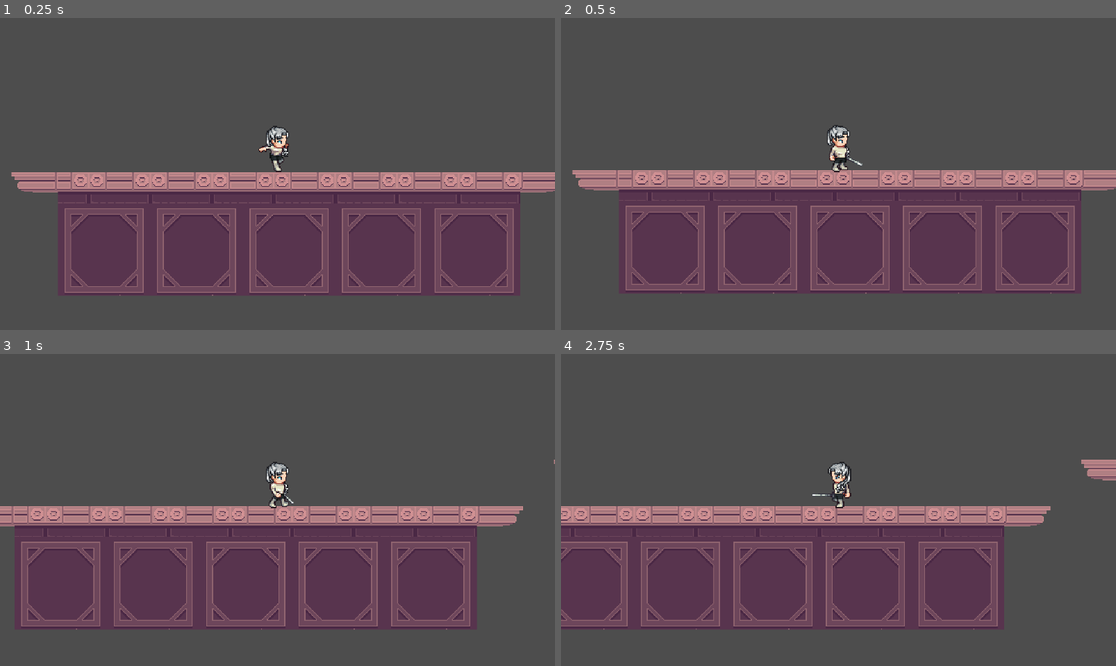
Above: before the commit, frames 1-4 (two rows, left to right).
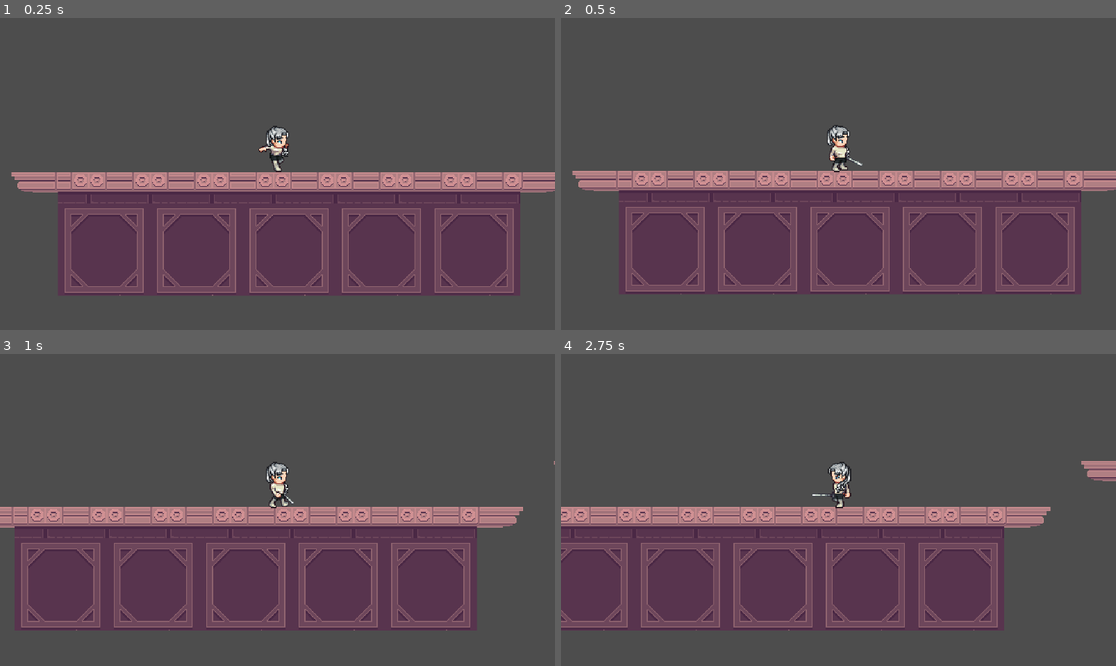
Above: after the commit, the same moments.

Repository: rizu-l/team-berry
Game: Godot game, scene res://tester.tscn
Two runs of this game, one before a commit and one after it. Both use one fixed random seed, a clock stepped at 60 frames per second and the inputs below.
Inputs:
- Up to frame 1 (0.25 s): no input
- Up to frame 2 (0.5 s): no input
- Up to frame 3 (1 s): tap Enter (ui_accept) at 0.5, 0.77 s; hold Right (ui_right) from 0.53 s (still down)
- Up to frame 4 (2.75 s): tap Enter (ui_accept) at 1.52 s; release Right (ui_right) at 2.03 s; hold Left (ui_left) from 2.03 s (still down)

Frame 1 is identical in both runs. In frame 2, 3.9% of the frame differs, in the area x 2-100%, y 48-89%; in frame 3, 3.9%, in the area x 0-100%, y 33-89%; in frame 4, 3.9%.

Commit message:
changed player hitbox to capsule

Diff:
--- a/game-name/player/character_body_2d.tscn
+++ b/game-name/player/character_body_2d.tscn
@@ -459,19 +459,20 @@
 "speed": 9.0
 }]
 
-[sub_resource type="RectangleShape2D" id="RectangleShape2D_fui21"]
-size = Vector2(12, 43)
-
-[node name="Player" type="CharacterBody2D" unique_id=397244321]
+[sub_resource type="CapsuleShape2D" id="CapsuleShape2D_ylu1k"]
+radius = 7.0
+height = 45.0
+
+[node name="Player" type="CharacterBody2D"]
 collision_layer = 6
 collision_mask = 3
 script = ExtResource("1_fui21")
 
-[node name="AnimatedSprite2D" type="AnimatedSprite2D" parent="." unique_id=942399356]
+[node name="AnimatedSprite2D" type="AnimatedSprite2D" parent="."]
 position = Vector2(1, -32)
 sprite_frames = SubResource("SpriteFrames_glt2p")
 animation = &"DoubleJumpRight"
 
-[node name="CollisionShape2D" type="CollisionShape2D" parent="." unique_id=12988889]
+[node name="CollisionShape2D" type="CollisionShape2D" parent="."]
 position = Vector2(0, -25.5)
-shape = SubResource("RectangleShape2D_fui21")
+shape = SubResource("CapsuleShape2D_ylu1k")
Not shown: 1 places in game-name/player/character_body_2d.tscn that only renumber resources
